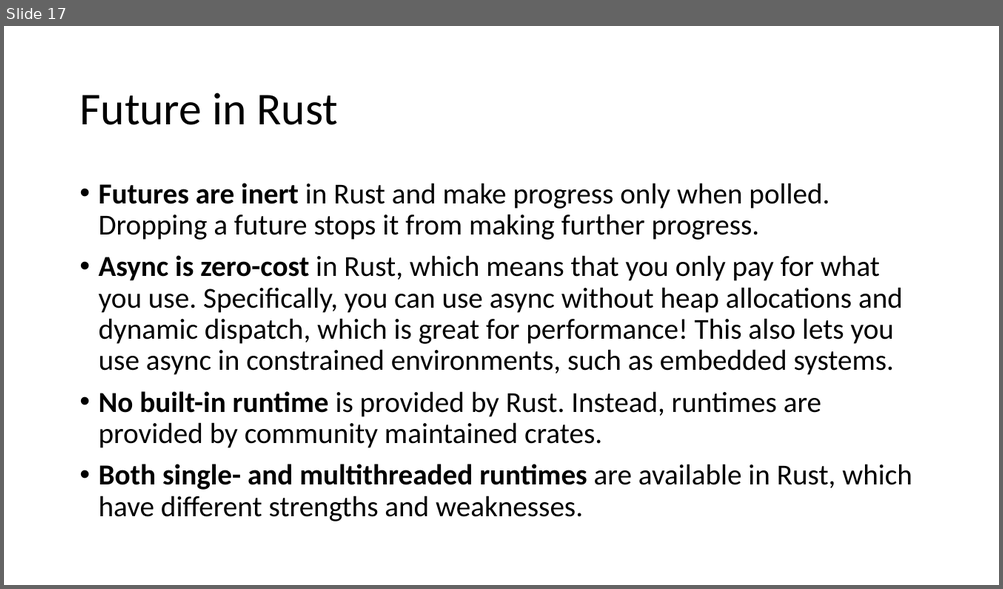
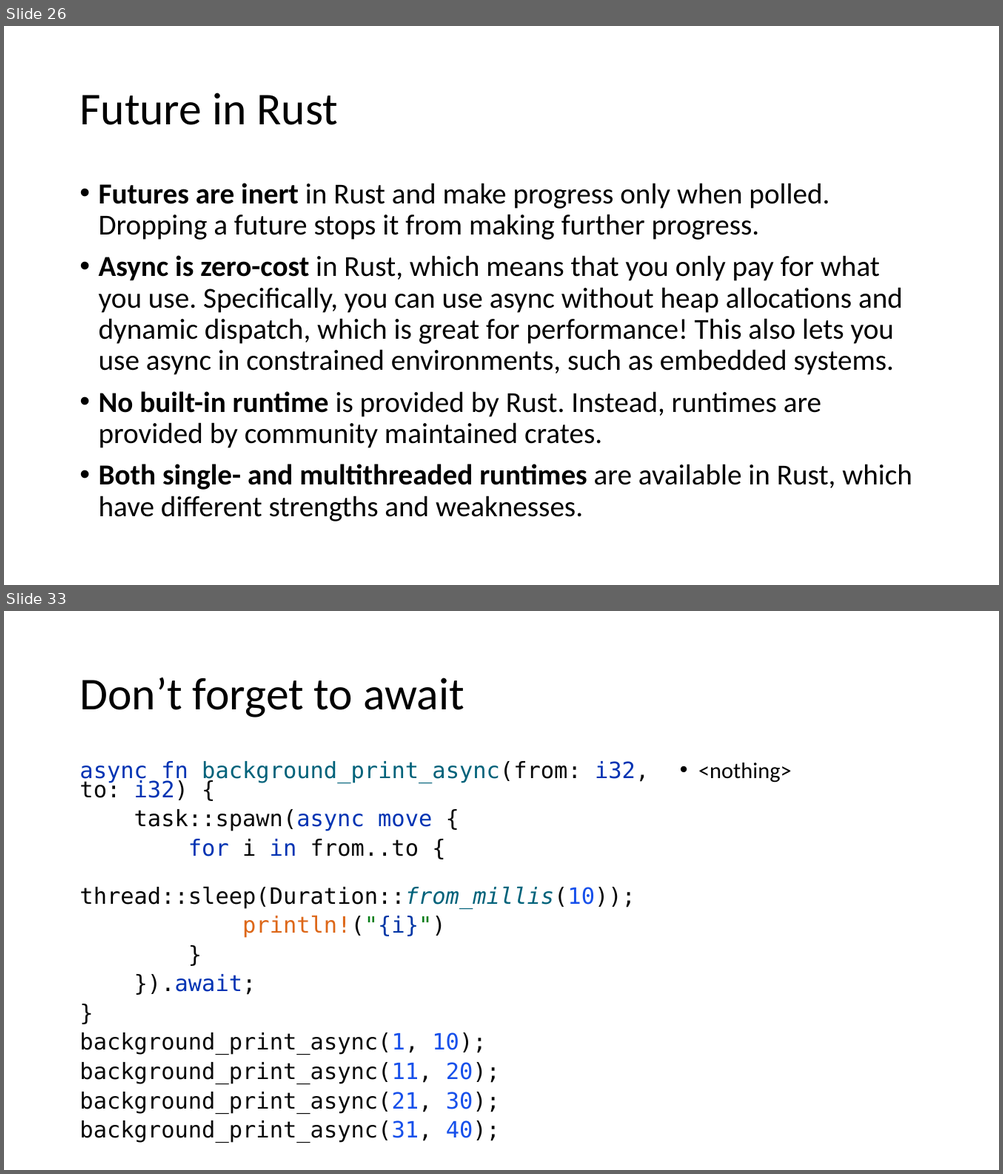
Before and after one commit to kugushev/course-rust-basics, a slide deck: src/12-Async/12-Async&Tests.pptx. Shown one above the other, each under a label of ours: slide 17 before the commit, slides 26 and 33 after it; the slides between them are not shown. The pictures are 1003x589 and 1003x1174 pixels, drawn with LibreOffice and Linux fonts; fonts in the diff are those of the drawing. Boxes give left, top, right and bottom in pixels: in the first picture for what was removed or moved away, otherwise in the second. Text is boxed around its words. In the diff, an @@ line names an element or a change of style, - is before the commit and + after.

```diff
--- a/src/12-Async/12-Async&Tests.pptx
+++ b/src/12-Async/12-Async&Tests.pptx
@@ slide 33 added at (x1=4, y1=611, x2=999, y2=1170), background #FFFFFF @@
@@ title added at (x1=79, y1=678, x2=464, y2=718), 44 pt, text #000000 @@
+Don’t forget to await
@@ text added at (x1=79, y1=761, x2=649, y2=1142), 21.7 pt, text #080808 @@
+async fn background_print_async(from: i32, to: i32) {
+task::spawn(async move {
+for i in from..to {
+thread::sleep(Duration::from_millis(10));
+println!("{i}")
+}
+}).await;
+}
+background_print_async(1, 10);
+background_print_async(11, 20);
+background_print_async(21, 30);
+background_print_async(31, 40);
@@ text added at (x1=698, y1=763, x2=791, y2=783), 21.7 pt, text #000000 @@
+• <nothing>
@@ what was slide 17 is now slide 26 @@
```
Also in this commit, not shown: 1 slide changed, 25 other slides added, 2 slides removed, 1 other file.
